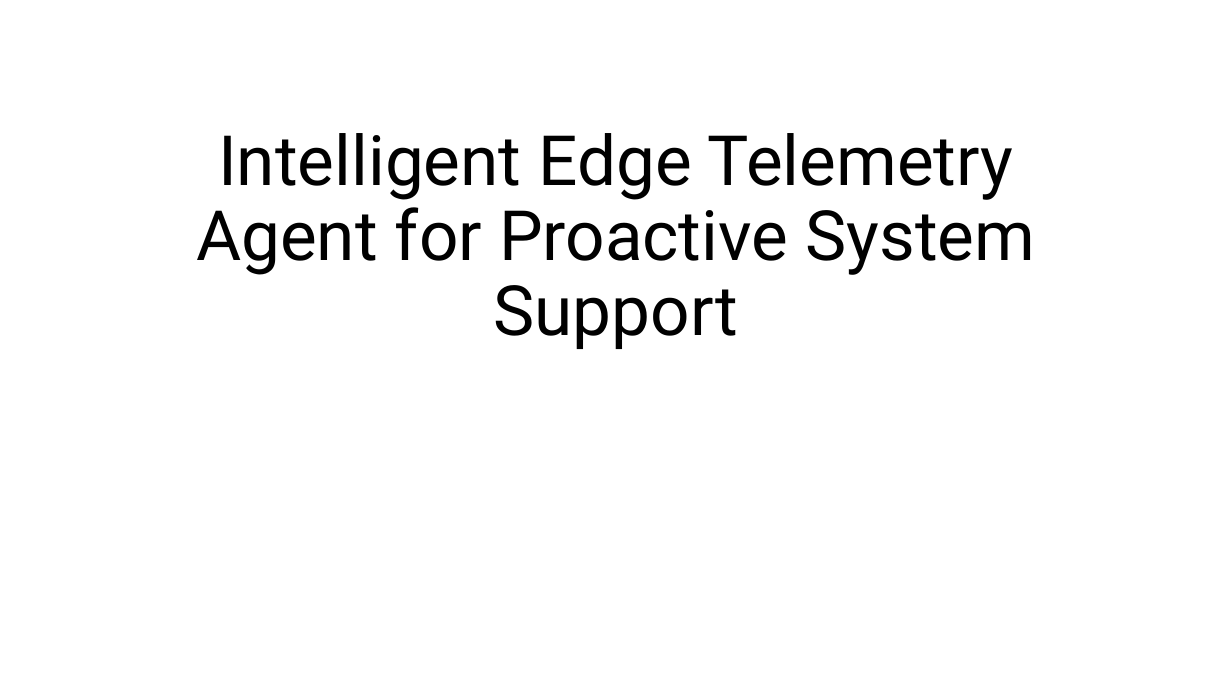
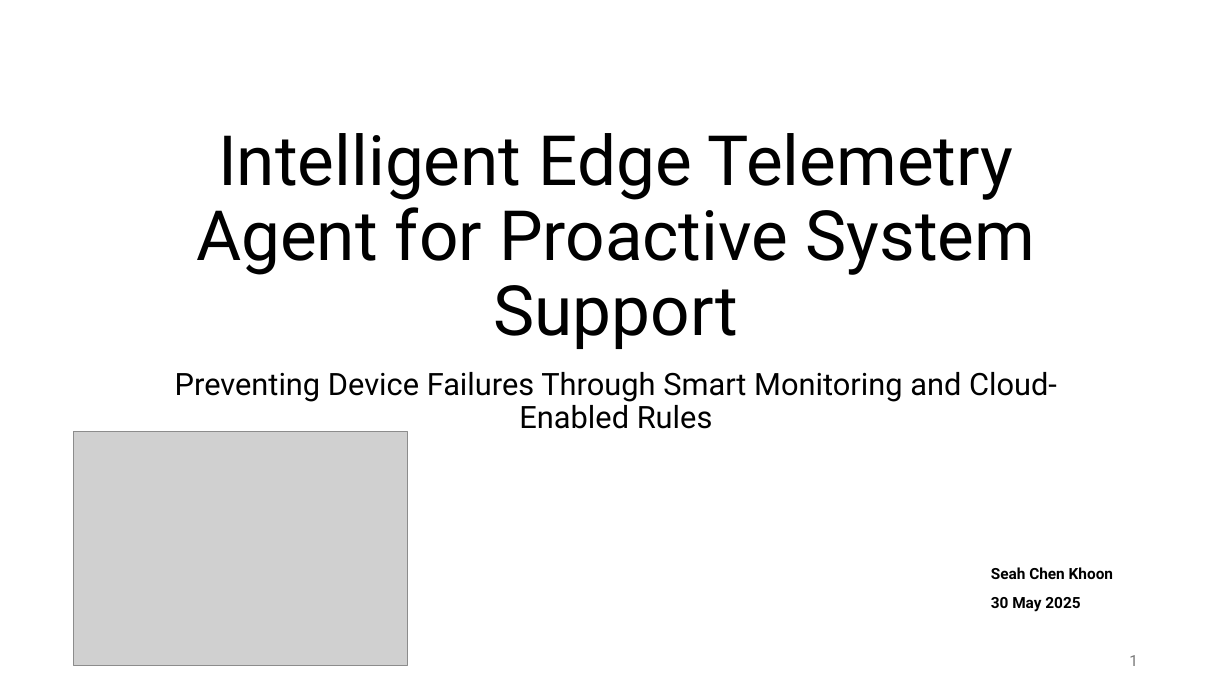
Before and after one commit to SeahChenKhoon/smart-telemetry-agent, a slide deck: slide 1 of doc/Intelligent_Assistant_Proposal.pptx. Drawn at 1232x693 pixels with LibreOffice and Linux fonts; fonts in the diff are those of the drawing; grey boxes stand for pictures. Boxes give left, top, right and bottom in pixels: in the first picture for what was removed or moved away, otherwise in the second. Text is boxed around its words. In the diff, an @@ line names an element or a change of style, - is before the commit and + after.

```diff
--- a/doc/Intelligent_Assistant_Proposal.pptx
+++ b/doc/Intelligent_Assistant_Proposal.pptx
@@ subtitle added at [175,372,1057,429], 24 pt, text #000000 @@
+Preventing Device Failures Through Smart Monitoring and Cloud-Enabled Rules
@@ picture added at [73,432,408,666] @@
@@ text added at [991,567,1113,612], 12 pt, text #000000, bold @@
+Seah Chen Khoon
+30 May 2025
@@ page number added at [1129,655,1138,666], 12 pt, text #797979 @@
+1
```
Also in this commit, not shown: 14 slides added, 7 slides removed.
